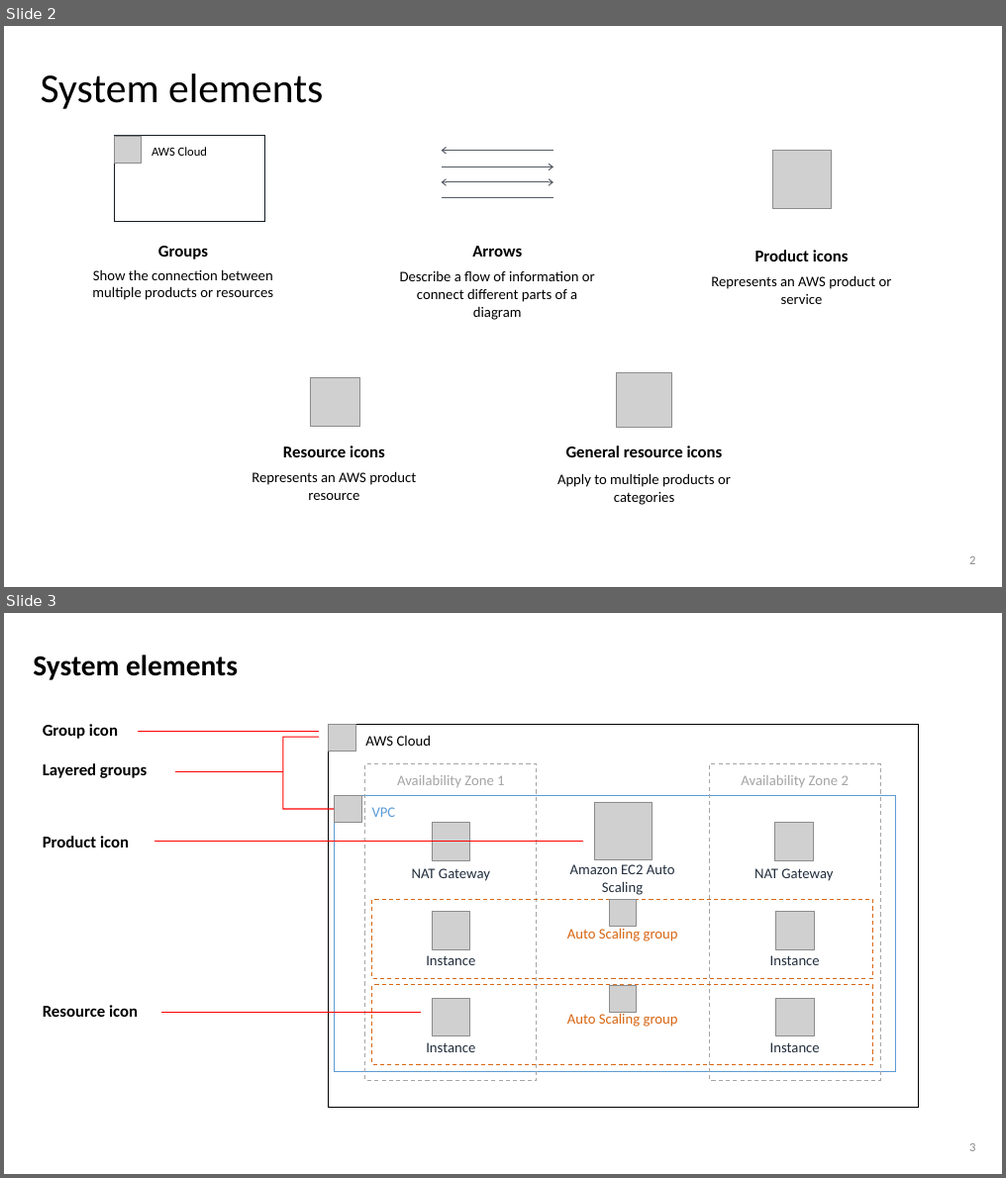
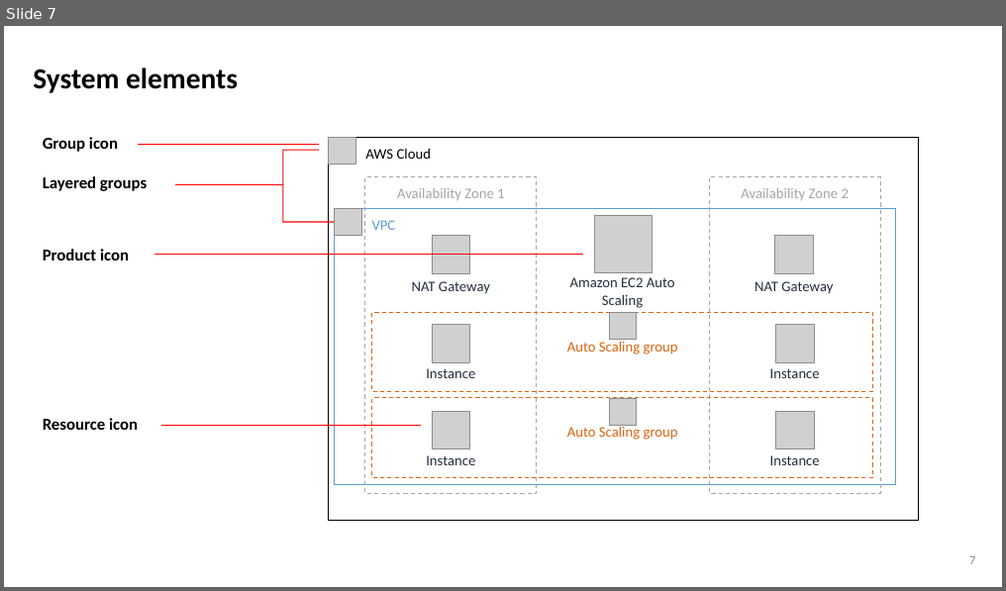
Before and after one commit to bsdoublestar/aws-serverless-simple-webapp, a slide deck: architecture/architecture.pptx. Shown one above the other, each under a label of ours: slides 2 and 3 before the commit, slide 7 after it. The pictures are 1006x1178 and 1006x591 pixels, drawn with LibreOffice and Linux fonts; fonts in the diff are those of the drawing; grey boxes stand for pictures. Boxes give left, top, right and bottom in pixels: in the first picture for what was removed or moved away, otherwise in the second. Text is boxed around its words. In the diff, an @@ line names an element or a change of style, - is before the commit and + after.

```diff
--- a/architecture/architecture.pptx
+++ b/architecture/architecture.pptx
@@ slide 2 removed at [4, 26, 1002, 587], background #FFFFFF @@
@@ title removed at [41, 74, 323, 109] @@
-System elements
@@ rectangle removed at [114, 136, 265, 221] @@
-AWS Cloud
@@ picture removed at [114, 136, 141, 163] @@
@@ group removed at [442, 151, 553, 197]: 2 arrows, 1 double arrow, 1 line @@
@@ picture removed at [773, 151, 832, 209] @@
@@ text removed at [158, 246, 208, 260] @@
-Groups
@@ text removed at [472, 246, 522, 257] @@
-Arrows
@@ text removed at [755, 250, 848, 262] @@
-Product icons
@@ text removed at [92, 270, 273, 300] @@
-Show the connection between multiple products or resources
@@ text removed at [400, 272, 595, 320] @@
-Describe a flow of information or connect different parts of a diagram
@@ text removed at [711, 275, 892, 304] @@
-Represents an AWS product or service
@@ picture removed at [310, 377, 359, 427] @@
@@ picture removed at [617, 373, 672, 427] @@
@@ text removed at [283, 446, 385, 458] @@
-Resource icons
@@ text removed at [566, 446, 723, 458] @@
-General resource icons
@@ text removed at [252, 472, 416, 500] @@
-Represents an AWS product resource
@@ text removed at [557, 473, 731, 505] @@
-Apply to multiple products or categories
@@ page number removed at [969, 557, 975, 565] @@
-2
@@ what was slide 3 is now slide 7 @@
@@ page number at [969, 557, 975, 565]: text changed @@
-3
+7
```
Also in this commit, not shown: 1 slide changed, 5 slides added, 2 other files.
